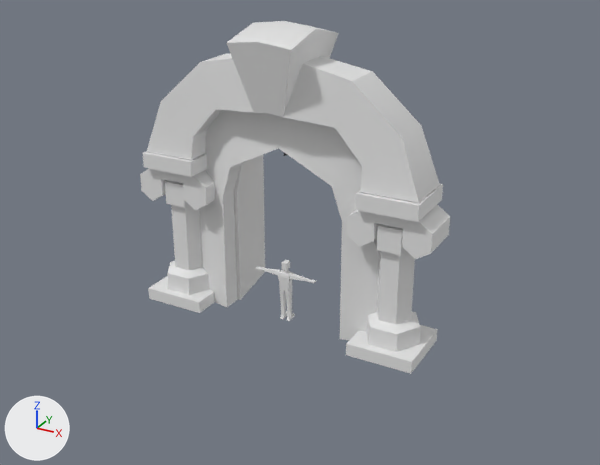
The Blender file art/models/props/welcome_gate/welcome_gate.blend as it was, and as the next commit left it.
One viewpoint serves both versions: a camera (50 mm lens) standing at (10.89, -18.94, 12.39) and looking at (0.61, -0.25, 3.04). The axes (+X, +Y, +Z) are drawn at lower left. The lights are the same throughout. The older version comes first.

The older version as bpy lines, for what is in view:
```python
me_circle = bpy.data.meshes.new('Circle')
me_circle.from_pydata(...)  # 76 vertices, 75 faces; spans x -7.91..-5.23, y -2.27..0.2, z 0.0..6.19
me_circle.polygons.foreach_set('use_smooth', [True] * 75)
me_cube_003 = bpy.data.meshes.new('Cube.003')
me_cube_003.from_pydata(...)  # 14 vertices, 16 faces; spans x -8.48..-3.35, y -2.2..-0.42, z 0.0..2.43
me_cube_003.polygons.foreach_set('use_smooth', [True] * 16)
me_mesh = bpy.data.meshes.new('Mesh')
me_mesh.from_pydata(...)  # 25 vertices, 36 faces; spans x 6.01..7.08, y -1.53..-0.46, z 6.11..8.21
me_mesh.polygons.foreach_set('use_smooth', [True] * 36)
me_scale_reference = bpy.data.meshes.new('scale_reference')
me_scale_reference.from_pydata(...)  # 220 vertices, 218 faces; spans x -0.98..0.98, y -0.14..0.23, z 0.0..1.89
ob_decoration = bpy.data.objects.new('Decoration', me_mesh)
ob_decoration.location = (0.0, 0.0, 0.0)
_m = ob_decoration.modifiers.new('Mirror', 'MIRROR')
ob_decoration.hide_set(True)  # its collection is switched off
ob_outerwall = bpy.data.objects.new('OuterWall', me_cube_003)
ob_outerwall.location = (0.0, 0.0, 0.0)
_m = ob_outerwall.modifiers.new('Mirror', 'MIRROR')
ob_outerwall.hide_set(True)  # its collection is switched off
ob_pillar_001 = bpy.data.objects.new('Pillar.001', me_circle)
ob_pillar_001.location = (0.0, 0.0, 0.0)
_m = ob_pillar_001.modifiers.new('Mirror', 'MIRROR')
ob_pillar_001.hide_set(True)  # its collection is switched off
ob_reference = bpy.data.objects.new('reference', me_scale_reference)
ob_reference.location = (0.0, 0.0, 0.0)
# also in view: 'Doors' at (0.0, 1.36, 2.71); 'Pillars' at (0.0, 0.0, 2.38); 'Arch' at (0.0, 0.0, 6.78); 'Fill' at (0.0, 0.0, 3.66)
```
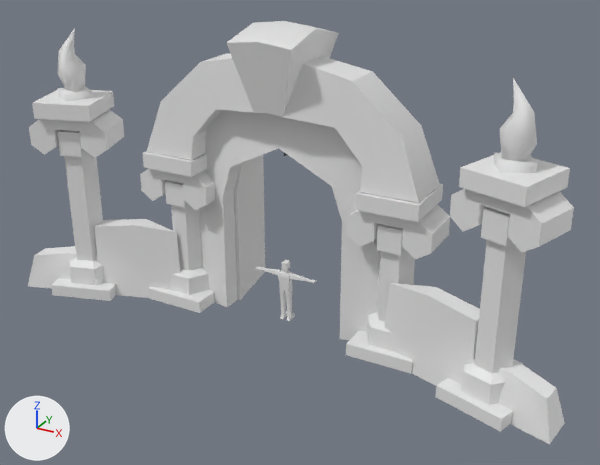
Boxes [x1, y1, x2, y2] around the edits, measured in the pictures (600 x 465 px):
'Pillar.001', shown
    after: [29, 90, 574, 431]
'OuterWall', shown
    after: [28, 219, 565, 444]
'Decoration', shown
    after: [57, 28, 537, 173]

What changed in the scene script:
```text
Change ob_pillar_001:
    remove ob_pillar_001.hide_set(True)  # its collection is switched off
Change ob_outerwall:
    remove ob_outerwall.hide_set(True)  # its collection is switched off
Change ob_decoration:
    remove ob_decoration.hide_set(True)  # its collection is switched off
```
